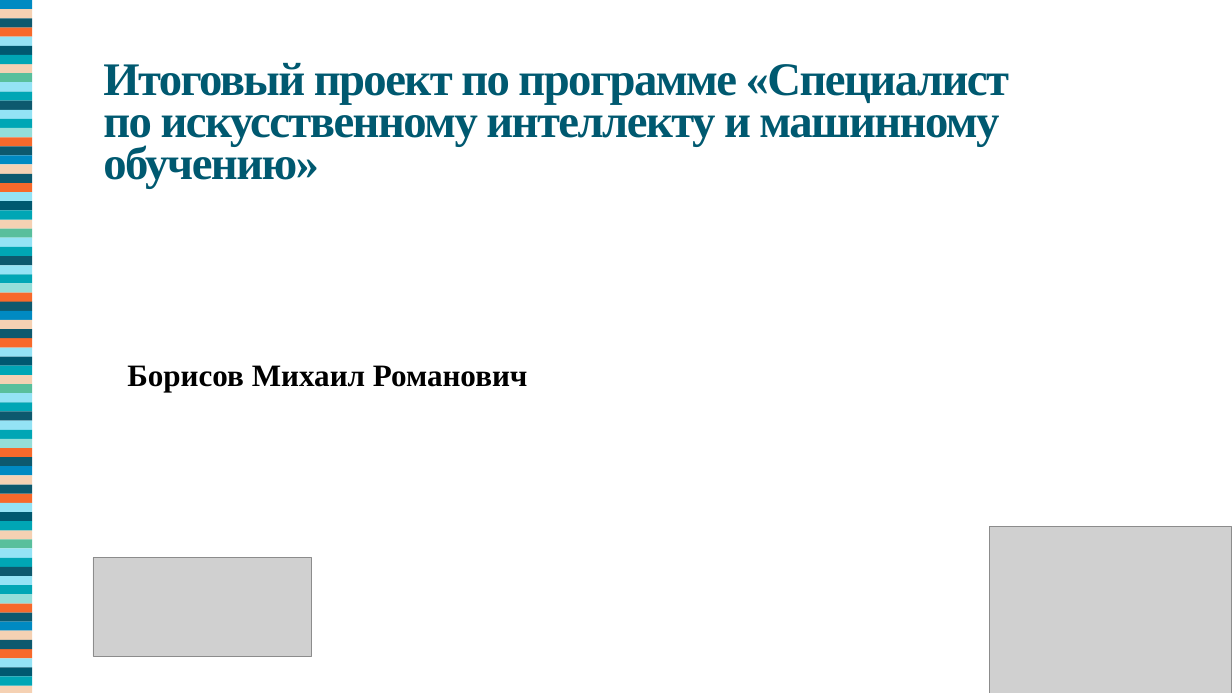
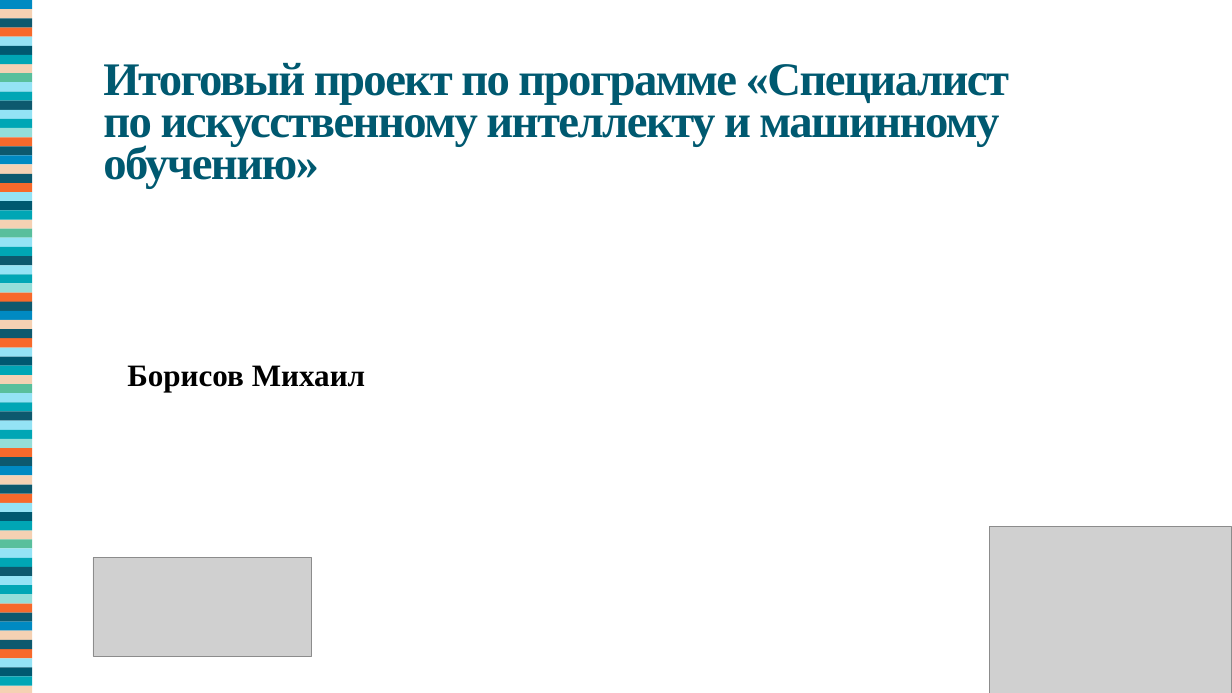
Before and after one commit to Shinnn2374/FinalTaskTGU, a slide deck: slide 1 of finalTasjk/Борисов.pptx. Drawn at 1232x693 pixels with LibreOffice and Linux fonts; fonts in the diff are those of the drawing; grey boxes stand for pictures. Boxes give left, top, right and bottom in pixels: in the first picture for what was removed or moved away, otherwise in the second. Text is boxed around its words. In the diff, an @@ line names an element or a change of style, - is before the commit and + after.

```diff
--- a/finalTasjk/Борисов.pptx
+++ b/finalTasjk/Борисов.pptx
@@ text at [127, 365, 365, 392]: text changed @@
-Борисов Михаил Романович
+Борисов Михаил
```
Also in this commit, not shown: 9 other slides changed, 2 slides added, 1 slide removed, 4 other files.
